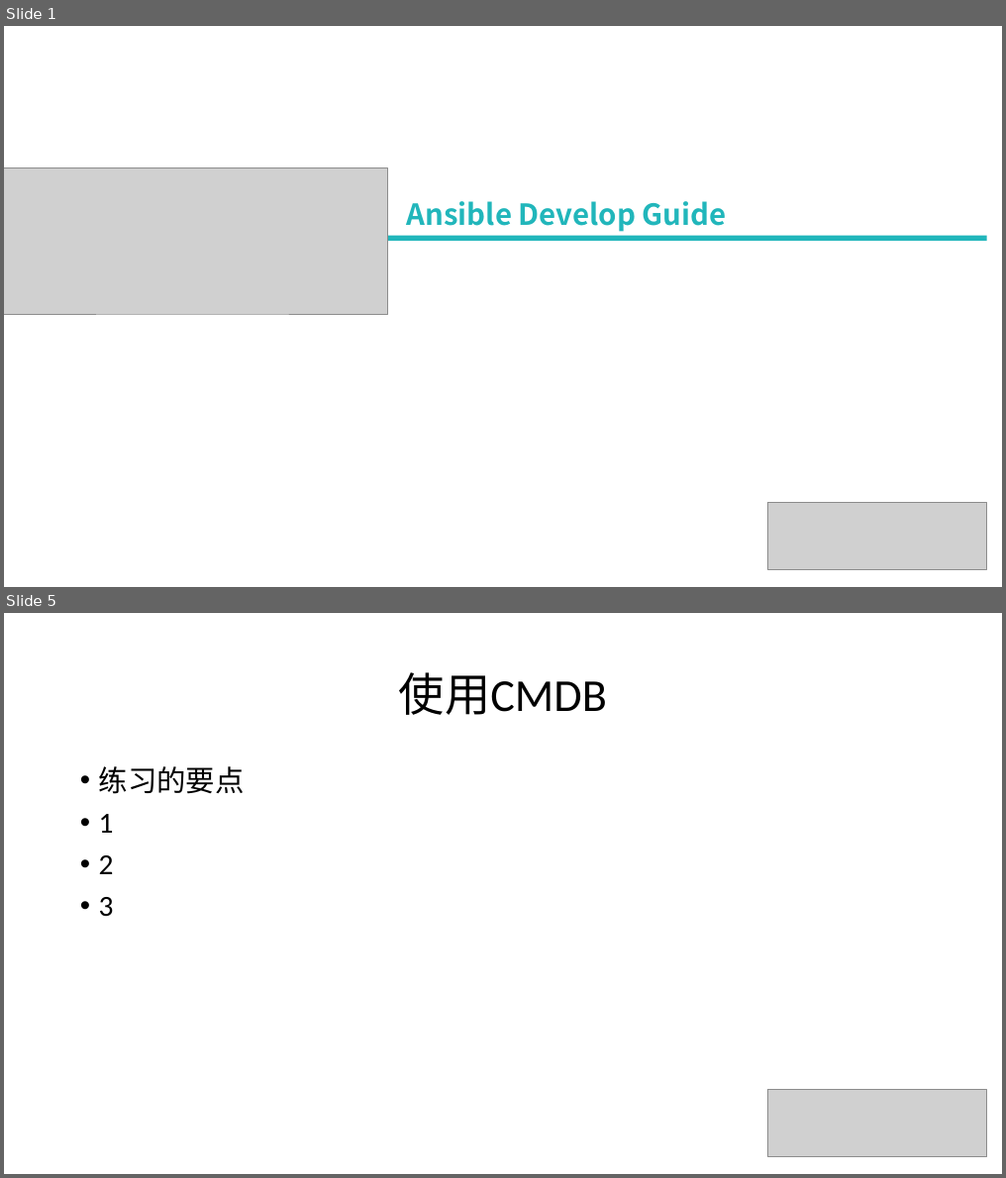
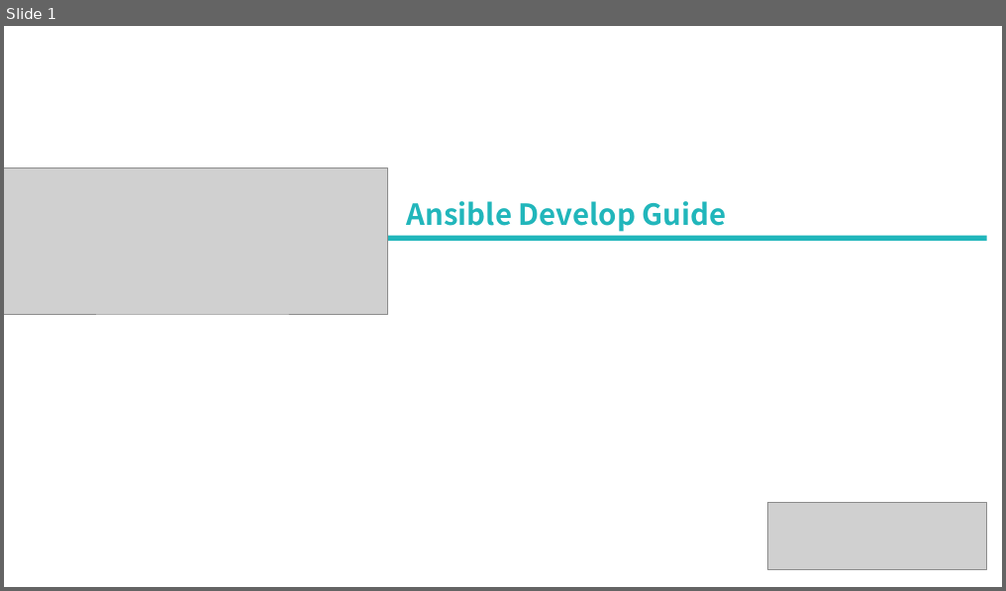
Before and after one commit to leeyan85/ansible-develop, a slide deck: 06-Ansible develop.pptx. Shown one above the other, each under a label of ours: slides 1 and 5 before the commit, slide 1 after it; the slides between them are not shown. The pictures are 1006x1178 and 1006x591 pixels, drawn with LibreOffice and Linux fonts; fonts in the diff are those of the drawing; grey boxes stand for pictures. Boxes give left, top, right and bottom in pixels: in the first picture for what was removed or moved away, otherwise in the second. Text is boxed around its words. In the diff, an @@ line names an element or a change of style, - is before the commit and + after.

```diff
--- a/06-Ansible develop.pptx
+++ b/06-Ansible develop.pptx
@@ slide 5 removed at <box>4,613,1002,1174</box>, background #FFFFFF @@
@@ title removed at <box>399,672,607,715</box> @@
-使用CMDB
@@ text removed at <box>99,766,245,917</box> @@
-• 练习的要点
-• 1
-• 2
-• 3
@@ picture removed at <box>767,1090,987,1157</box> @@
```
Also in this commit, not shown: 6 slides changed, 1 slide added, 1 other slide removed, 8 other files.
